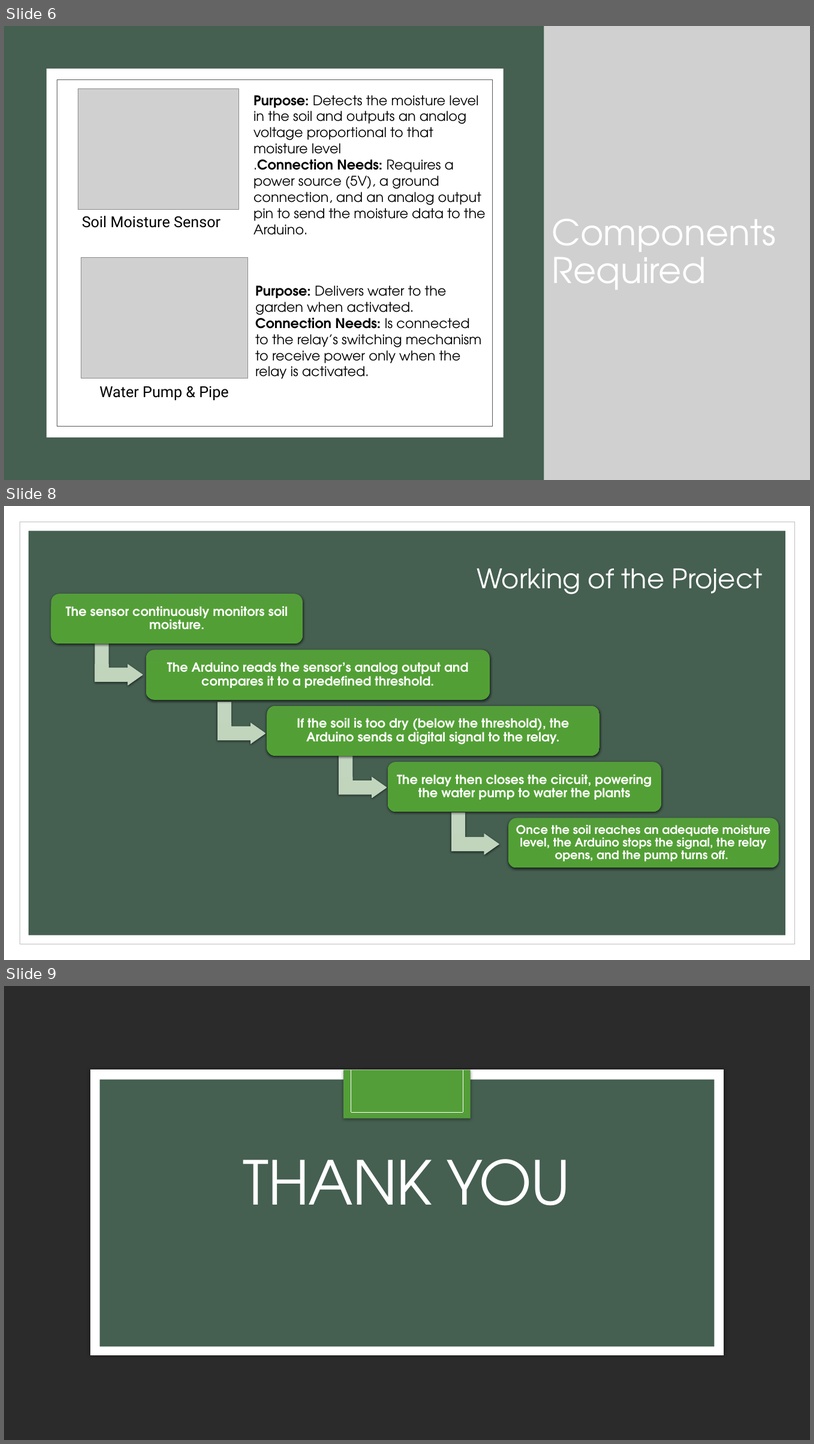
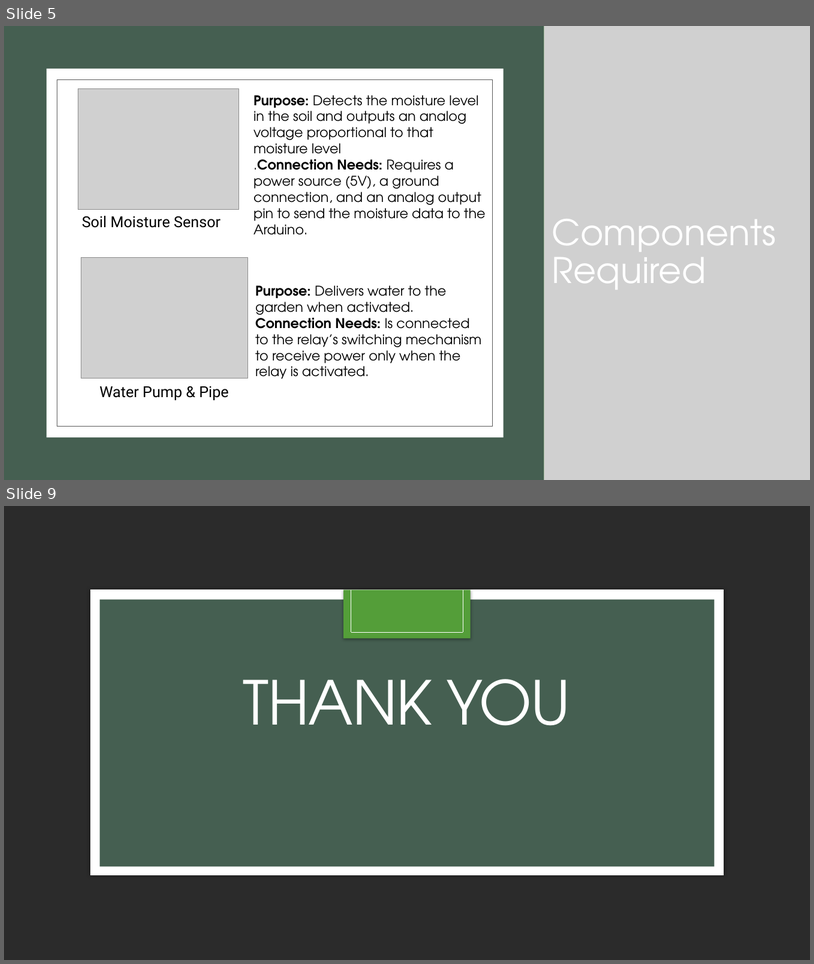
Before and after one commit to anisha-01-phoenix/EcoFlow, a slide deck: ECOFLOW.pptx. Shown one above the other, each under a label of ours: slides 6, 8 and 9 before the commit, slides 5 and 9 after it; the slides between them are not shown. The pictures are 814x1444 and 814x964 pixels, drawn with LibreOffice and Linux fonts; fonts in the diff are those of the drawing; grey boxes stand for pictures; background and template pictures are left out; a plain dark background stands for a picture behind light text. Boxes give left, top, right and bottom in pixels: in the first picture for what was removed or moved away, otherwise in the second. Text is boxed around its words. In the diff, an @@ line names an element or a change of style, - is before the commit and + after.

```diff
--- a/ECOFLOW.pptx
+++ b/ECOFLOW.pptx
@@ slide 8 removed at box(4, 506, 810, 960), background #FFFFFF @@
@@ rectangle removed at box(20, 522, 795, 944) @@
@@ rectangle removed at box(29, 531, 786, 935) @@
@@ title removed at box(477, 568, 762, 594) @@
-Working of the Project
@@ group removed at box(51, 594, 779, 867): 5 rounded rectangles, 5 texts, 4 bent up arrows @@
-The sensor continuously monitors soil moisture.
-The Arduino reads the sensor’s analog output and compares it to a predefined threshold.
-If the soil is too dry (below the threshold), the Arduino sends a digital signal to the relay.
-The relay then closes the circuit, powering the water pump to water the plants
-Once the soil reaches an adequate moisture level, the Arduino stops the signal, the relay opens, and the pump turns off.
@@ what was slide 6 is now slide 5 @@
```
Also in this commit, not shown: 4 slides changed, 2 slides added, 1 other slide removed.
